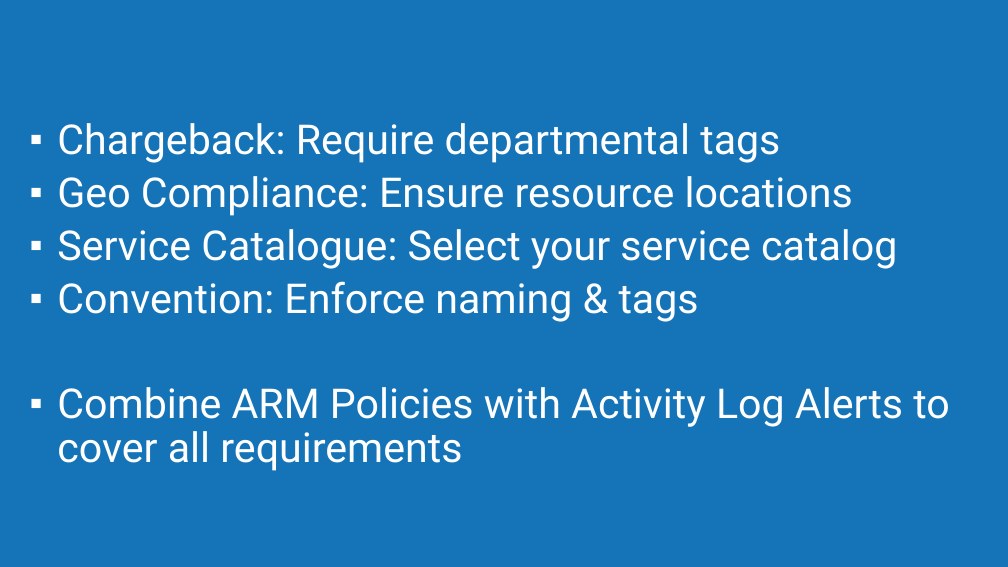
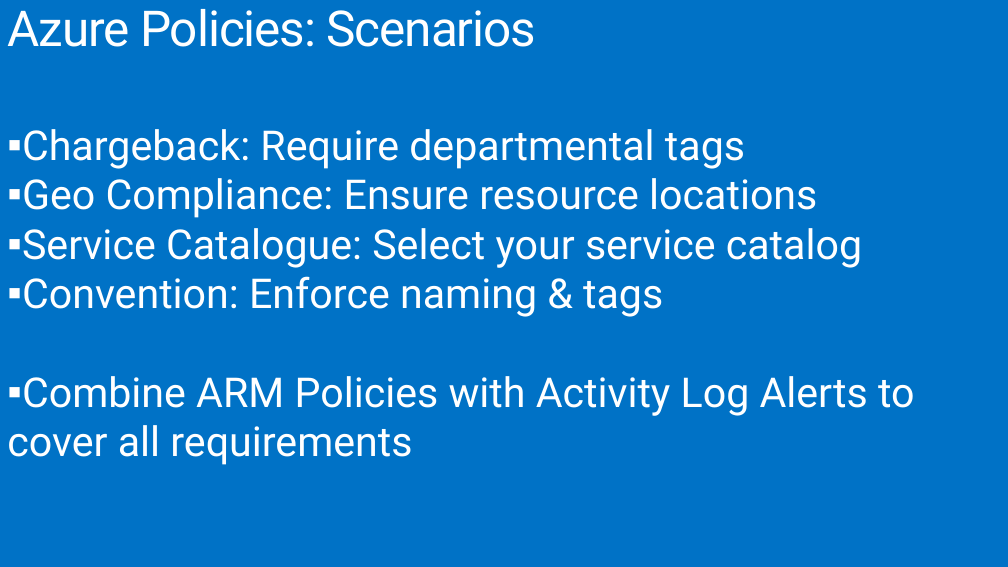
Before and after one commit to MSDEVMTL/GlobalAzureBootcamp2018, a slide deck: slide 14 of Step9/Step9-ARMGovernance.pptx. Drawn at 1008x567 pixels with LibreOffice and Linux fonts; fonts in the diff are those of the drawing; background and template pictures are left out. Boxes give left, top, right and bottom in pixels: in the first picture for what was removed or moved away, otherwise in the second. Text is boxed around its words. In the diff, an @@ line names an element or a change of style, - is before the commit and + after.

Commit message:
typos & title issues in step9 pptx

```diff
--- a/Step9/Step9-ARMGovernance.pptx
+++ b/Step9/Step9-ARMGovernance.pptx
@@ background #1574B8 to #0072C6 @@
@@ title added at box(7, 9, 537, 47), 47.1 pt, text #FFFFFF @@
+Azure Policies: Scenarios
@@ text "Chargeback: Require departmental tags" rewrapped from box(57, 123, 950, 471) to box(7, 129, 915, 465) @@
```
Also in this commit, not shown: 11 other slides changed, 1 slide added, 1 slide removed, 1 other file.
